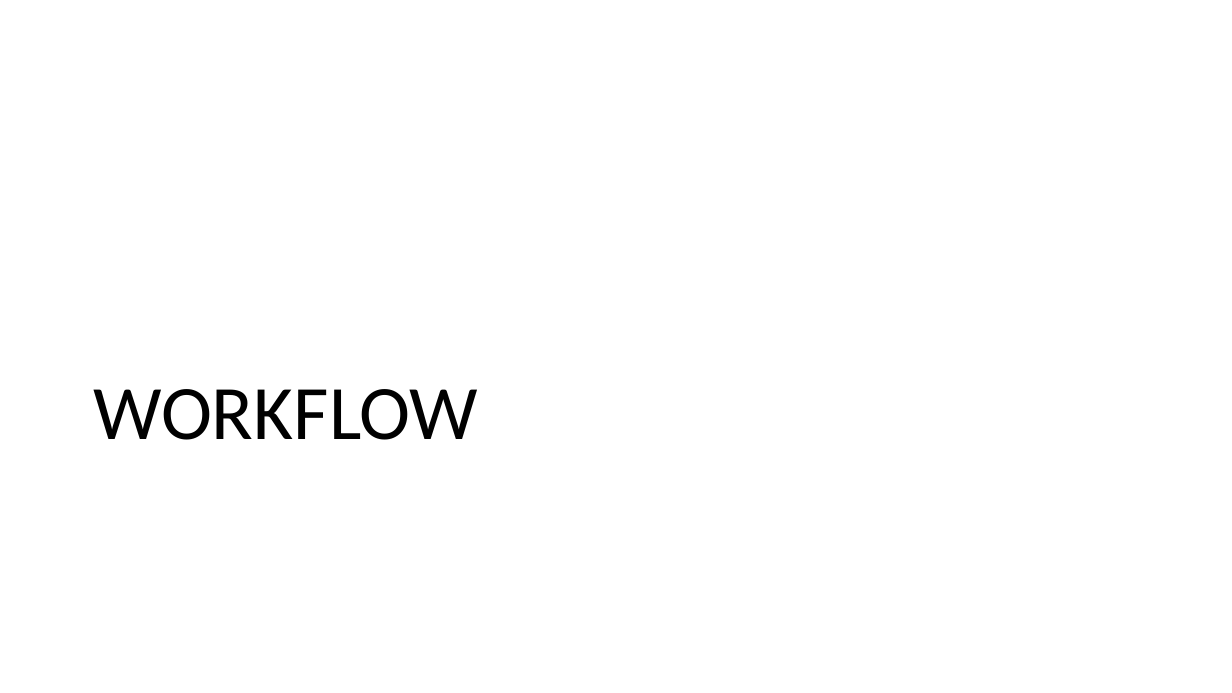
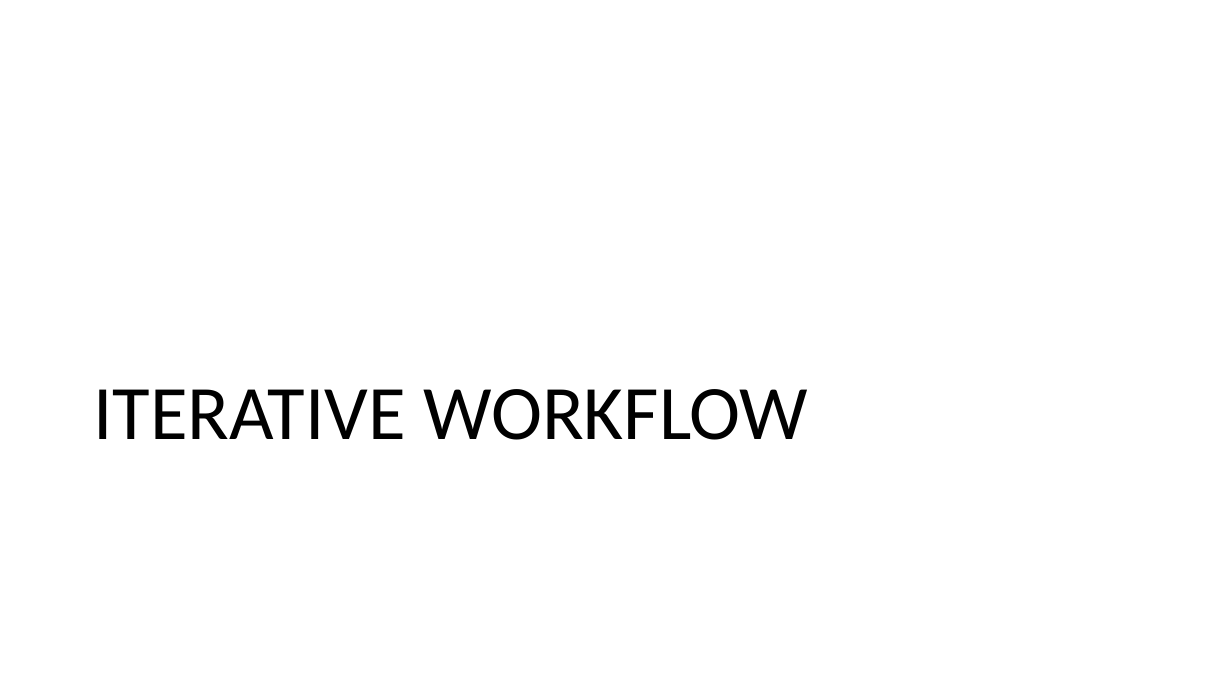
Before and after one commit to UrbanInstitute/datagoodr, a slide deck: slide 15 of pptx/LAYOUTS.pptx (slide 21 before the commit). Drawn at 1232x693 pixels with LibreOffice and Linux fonts; fonts in the diff are those of the drawing. Boxes give left, top, right and bottom in pixels: in the first picture for what was removed or moved away, otherwise in the second. Text is boxed around its words. In the diff, an @@ line names an element or a change of style, - is before the commit and + after.

```diff
--- a/pptx/LAYOUTS.pptx
+++ b/pptx/LAYOUTS.pptx
@@ title at bbox=[93, 389, 808, 440]: text changed @@
-WORKFLOW
+ITERATIVE WORKFLOW
```
Also in this commit, not shown: 6 other slides changed, 8 slides added, 2 slides removed, 27 other files.
